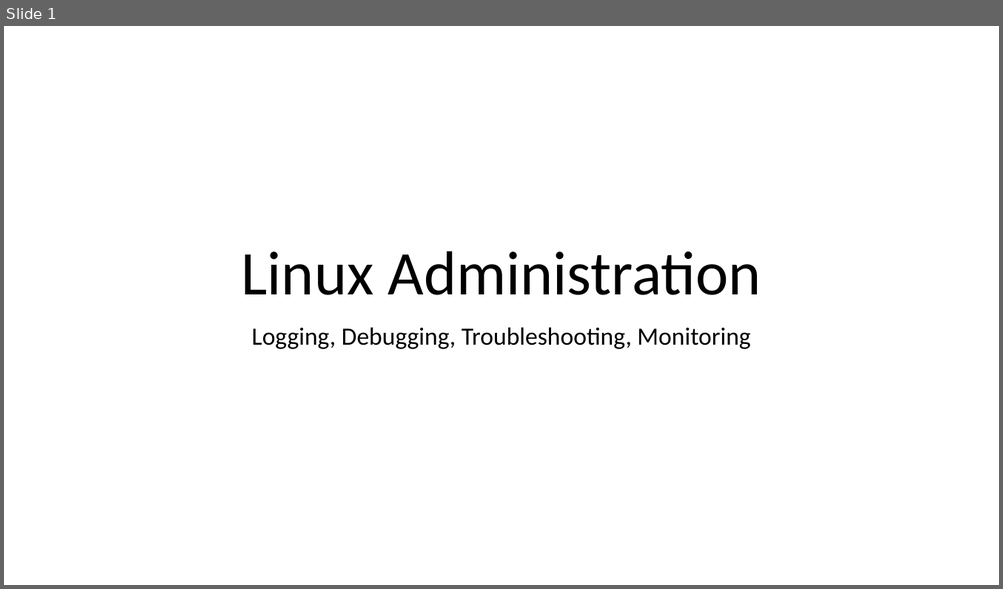
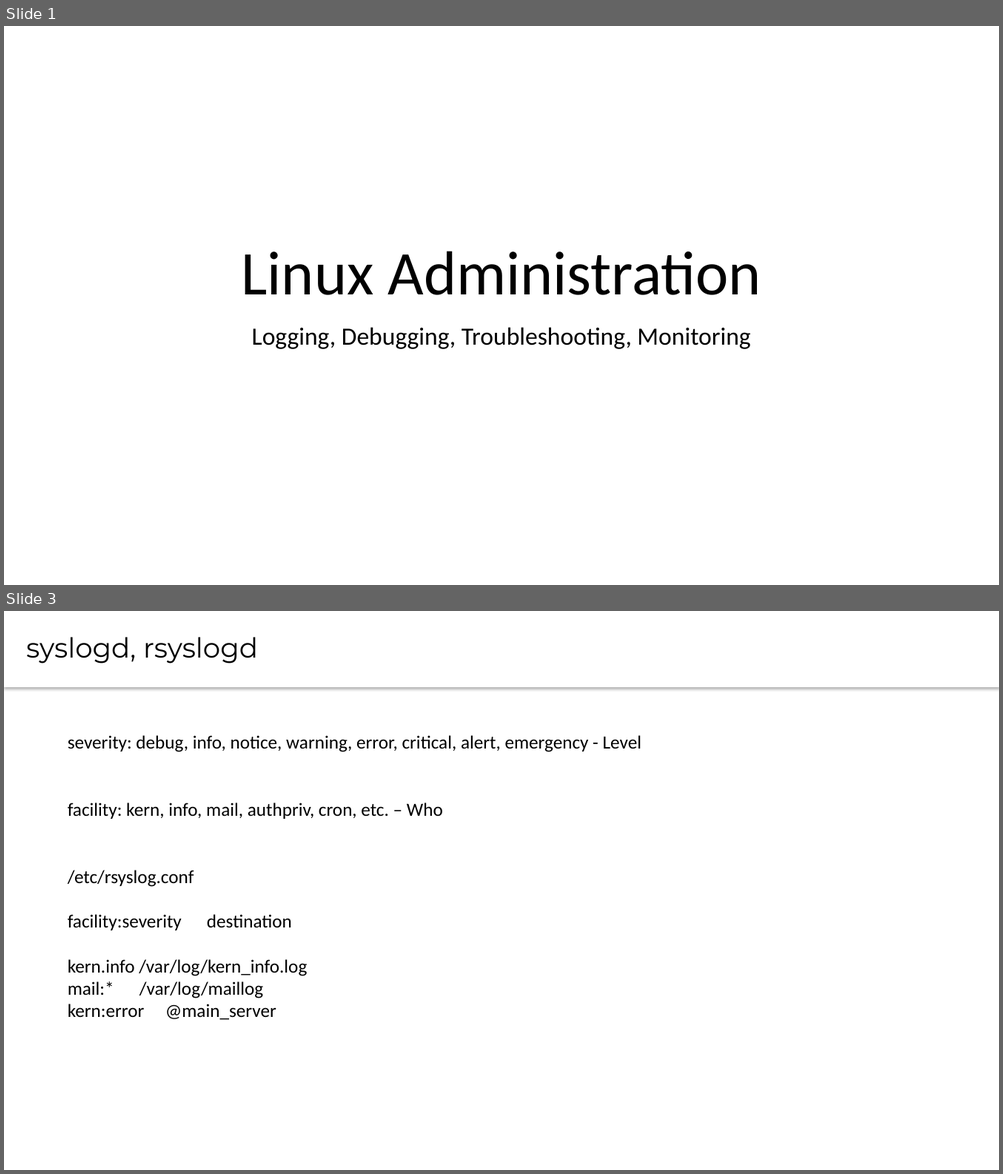
Before and after one commit to CsteerDevops1/lectures_devops2, a slide deck: LinuxAdm/LinuxAdm5.pptx. Shown one above the other, each under a label of ours: slide 1 before the commit, slides 1 and 3 after it; the slides between them are not shown. The pictures are 1003x589 and 1003x1174 pixels, drawn with LibreOffice and Linux fonts; fonts in the diff are those of the drawing. Boxes give left, top, right and bottom in pixels: in the first picture for what was removed or moved away, otherwise in the second. Text is boxed around its words. In the diff, an @@ line names an element or a change of style, - is before the commit and + after.

```diff
--- a/LinuxAdm/LinuxAdm5.pptx
+++ b/LinuxAdm/LinuxAdm5.pptx
@@ slide 3 added at box(4, 611, 999, 1170), background #FFFFFF @@
@@ text added at box(4, 611, 999, 687), fill #FFFFFF, 26.7 pt, text #000000 @@
+syslogd, rsyslogd
@@ text added at box(68, 735, 641, 1020), 18 pt, text #000000 @@
+severity: debug, info, notice, warning, error, critical, alert, emergency - Level
+facility: kern, info, mail, authpriv, cron, etc. – Who
+/etc/rsyslog.conf
+facility:severity destination
+kern.info /var/log/kern_info.log
+mail:* /var/log/maillog
+kern:error @main_server
```
Also in this commit, not shown: 13 other slides added, 2 slides removed.
